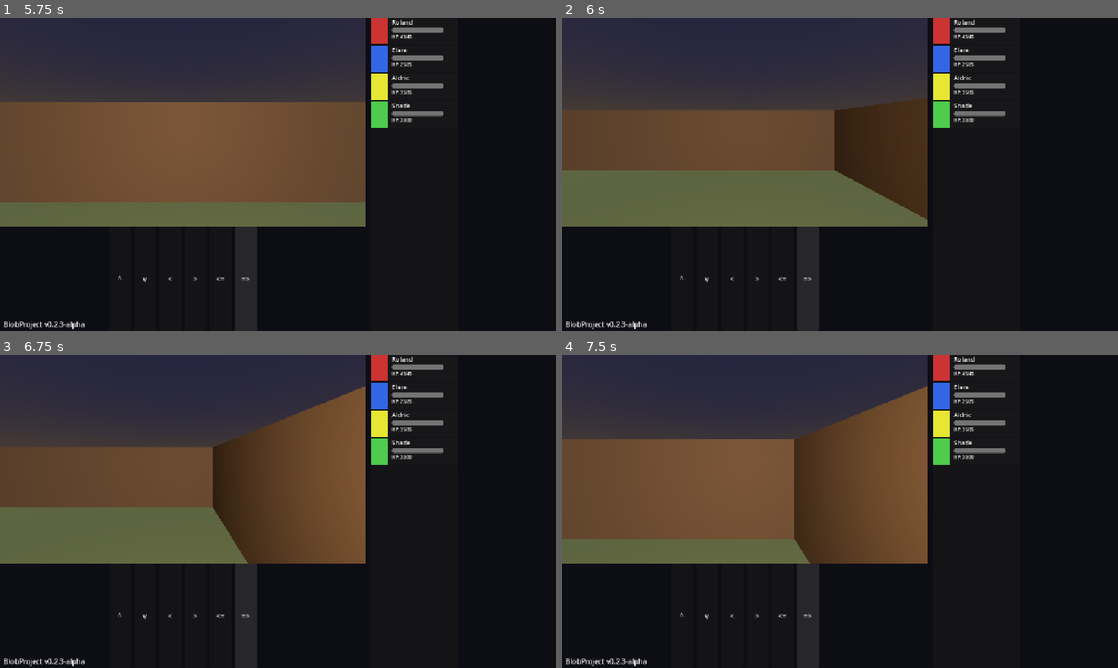
Above: before the commit, frames 1-4 (two rows, left to right).
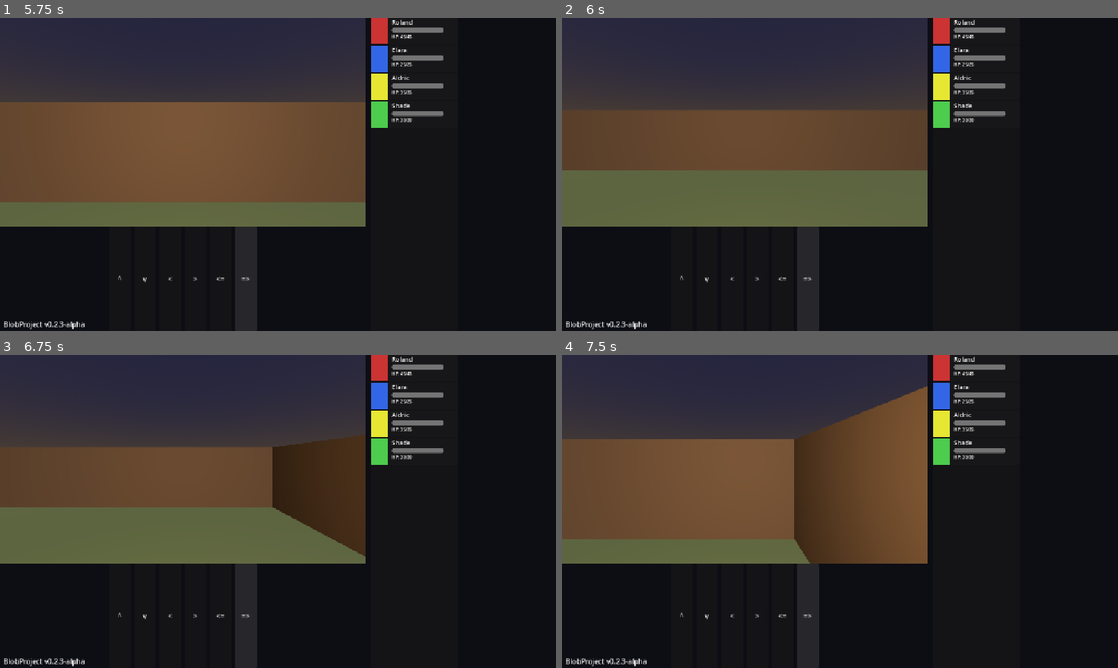
Above: after the commit, the same moments.

Repository: drax-xard/BlobProject
Game: Godot game, scene res://scenes/main.tscn
Two runs of this game, one before a commit and one after it. Both use one fixed random seed, a clock stepped at 60 frames per second and the inputs below.
Inputs:
- Up to frame 1 (5.75 s): click "^" at 0.5 s; click "v" at 1.25 s; click "<" at 2 s; click ">" at 2.75 s; click "<=" at 3.5 s; click "=>" at 4.25 s; tap Enter at 5 s; hold D (strafe_right) from 5.03 s (still down)
- Up to frame 2 (6 s): tap Space at 5.75 s; release D (strafe_right) at 5.78 s; hold S (move_backward) from 5.78 s (still down)
- Up to frame 3 (6.75 s): tap Enter at 6.5 s; release S (move_backward) at 6.53 s; hold D (strafe_right) from 6.53 s (still down)
- Up to frame 4 (7.5 s): tap Space at 7.25 s; release D (strafe_right) at 7.28 s; hold W (move_forward) from 7.28 s (still down)

Frame 1 is identical in both runs. In frame 2, 3.8% of the frame differs, in the area x 49-66%, y 25-65%; in frame 3, 11%, in the area x 38-66%, y 10-67%; in frame 4, nothing differs.

Commit message:
fix: Accept float values from JSON for grid width/height

Diff:
--- a/scripts/world/grid_world.gd
+++ b/scripts/world/grid_world.gd
@@ -52,12 +52,12 @@
 		return
 	var w: Variant = fd.get("width")
 	var h: Variant = fd.get("height")
-	if not w is int or not h is int:
-		DebugLog.data_issue(dungeon_id, "floor_data[%d].width/height" % (floor - 1), "int", "width=%s, height=%s" % [w, h])
+	if not (w is int or w is float) or not (h is int or h is float):
+		DebugLog.data_issue(dungeon_id, "floor_data[%d].width/height" % (floor - 1), "int or float", "width=%s, height=%s" % [w, h])
 		_build_default_grid()
 		return
-	grid_width = w
-	grid_height = h
+	grid_width = int(w)
+	grid_height = int(h)
 	DebugLog.info("GridWorld: Loaded dungeon '%s' floor %d (%dx%d)" % [dungeon_id, floor, grid_width, grid_height])
 	_generate_border_grid()
 	_build_grid_mesh()
